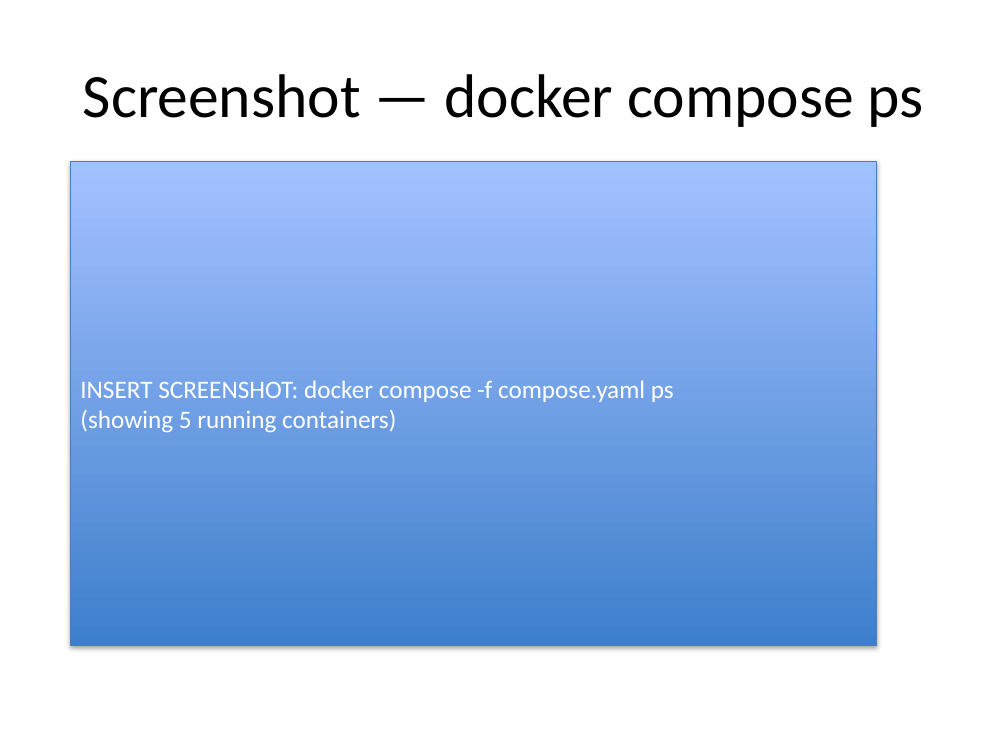
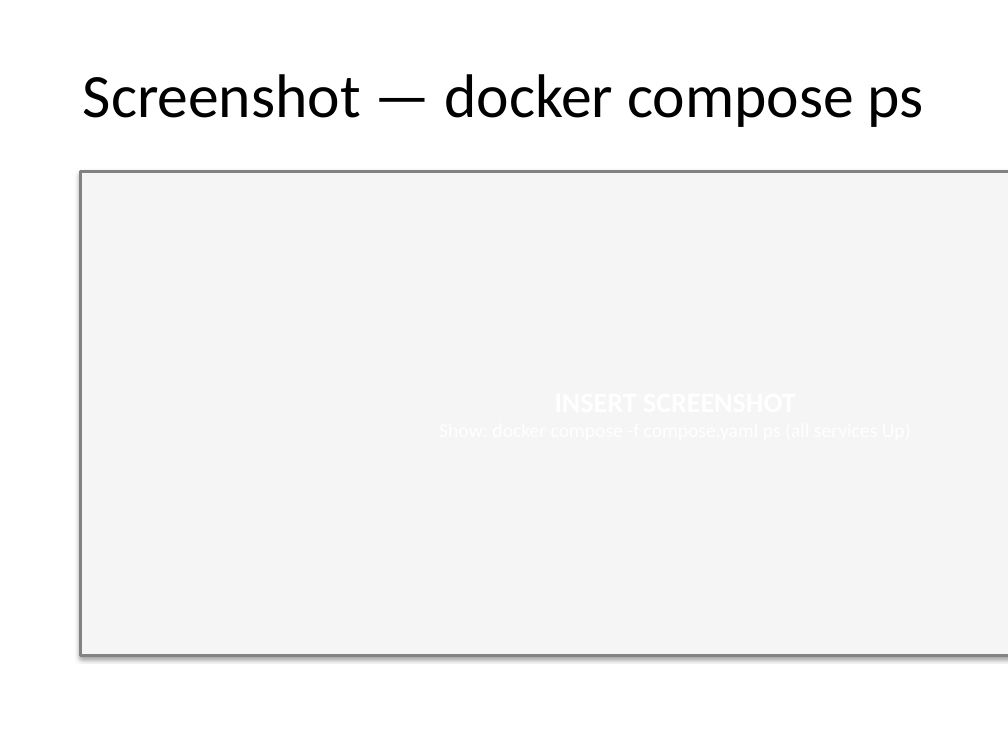
Before and after one commit to Alex-Veskoukis/WordGame-Exercise, a slide deck: slide 8 of presentation.pptx. Drawn at 1008x756 pixels with LibreOffice and Linux fonts; fonts in the diff are those of the drawing. Boxes give left, top, right and bottom in pixels: in the first picture for what was removed or moved away, otherwise in the second. Text is boxed around its words. In the diff, an @@ line names an element or a change of style, - is before the commit and + after.

```diff
--- a/presentation.pptx
+++ b/presentation.pptx
@@ rectangle: place and size @@
-rectangle at (71, 161, 877, 645)
+rectangle at (81, 171, 1008, 655)
@@ rectangle at (81, 171, 1008, 655): fill gradient #3F80CE to #A4C4FF to #F5F5F5; outline #4B7EBC 0.75 pt to #828282 2 pt @@
@@ text in rectangle at (80, 380, 674, 433): text removed @@
-INSERT SCREENSHOT: docker compose -f compose.yaml ps
-(showing 5 running containers)
```
Also in this commit, not shown: 6 other slides changed, 3 slides added, 3 slides removed, 8 other files.
